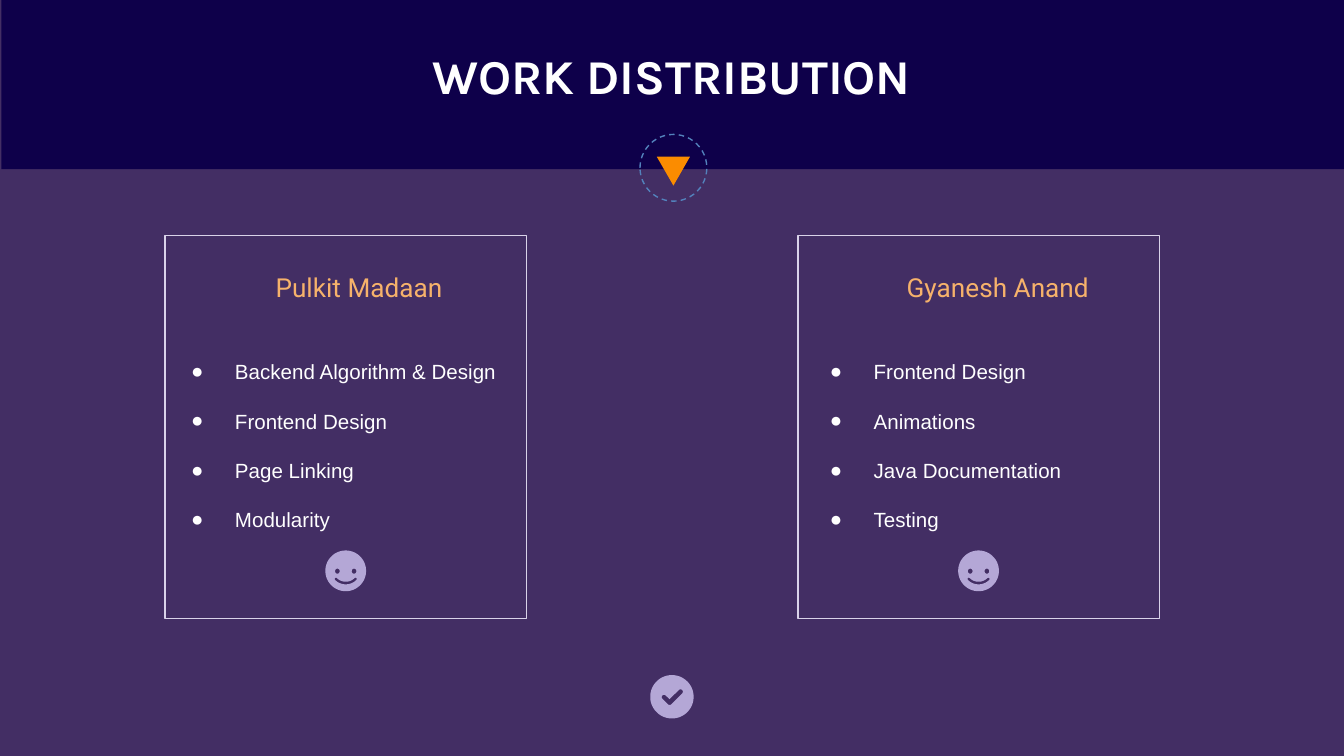
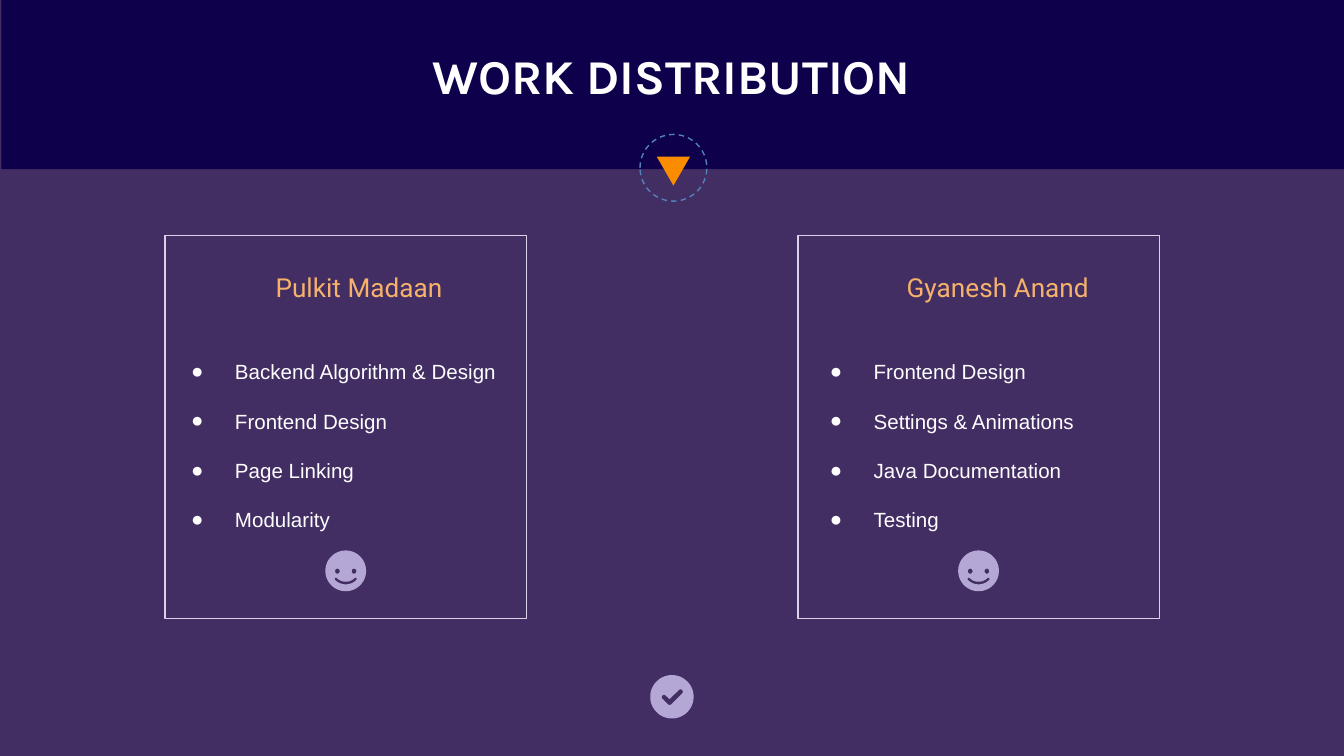
Before and after one commit to madaanpulkit/Chain-Reaction, a slide deck: slide 4 of Chain Reaction.pptx. Drawn at 1344x756 pixels with LibreOffice and Linux fonts; fonts in the diff are those of the drawing. Boxes give left, top, right and bottom in pixels: in the first picture for what was removed or moved away, otherwise in the second. Text is boxed around its words. In the diff, an @@ line names an element or a change of style, - is before the commit and + after.

Commit message:
Project Presentation

```diff
--- a/Chain Reaction.pptx
+++ b/Chain Reaction.pptx
@@ text at bbox=[874, 414, 1074, 433]: text changed @@
-● Animations
+● Settings & Animations
```
Also in this commit, not shown: 1 other file.
